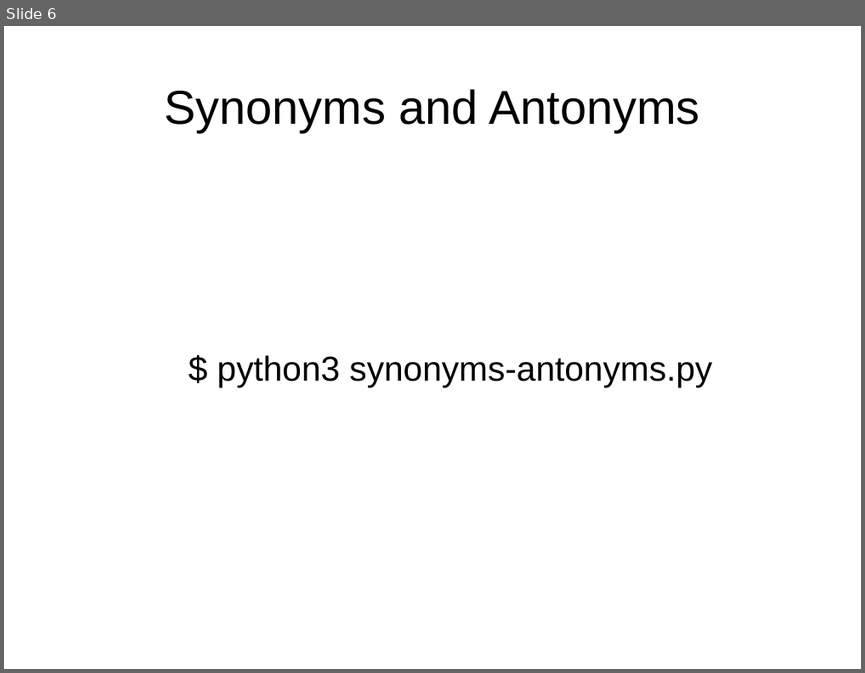
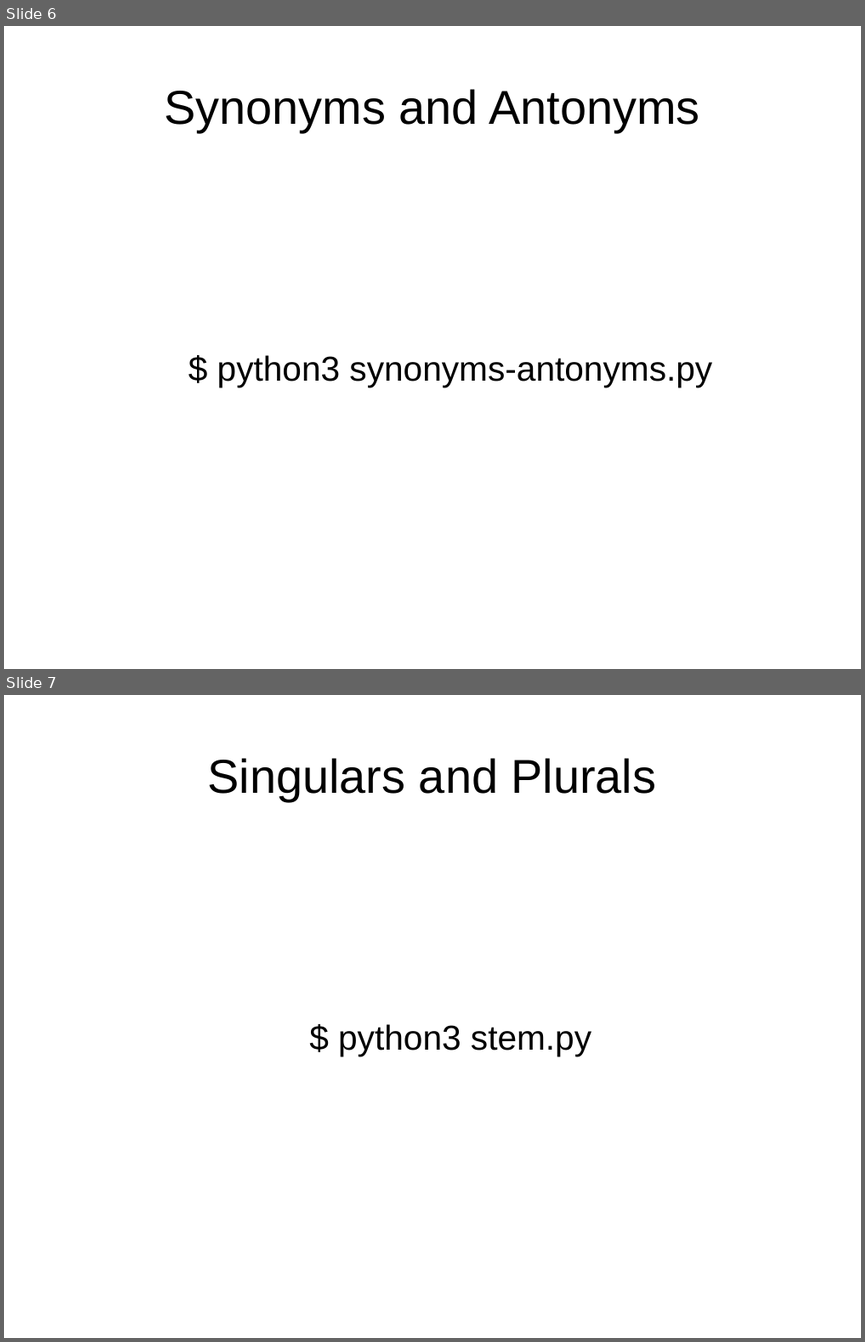
Before and after one commit to davidam/python-examples, a slide deck: nlp/nltk/nltk.odp. Shown one above the other, each under a label of ours: slide 6 before the commit, slides 6 and 7 after it. The pictures are 865x673 and 865x1342 pixels, drawn with LibreOffice and Linux fonts; fonts in the diff are those of the drawing. Boxes give left, top, right and bottom in pixels: in the first picture for what was removed or moved away, otherwise in the second. Text is boxed around its words. In the diff, an @@ line names an element or a change of style, - is before the commit and + after.

```diff
--- a/nlp/nltk/nltk.odp
+++ b/nlp/nltk/nltk.odp
@@ slide 7 added at [4, 695, 861, 1338], background #FFFFFF @@
@@ title added at [208, 758, 657, 801], 44 pt, text #000000 @@
+Singulars and Plurals
@@ text added at [338, 1024, 591, 1056], 32 pt, text #000000 @@
+$ python3 stem.py
```
Also in this commit, not shown: 2 slides changed, 2 other slides added, 1 slide removed.
